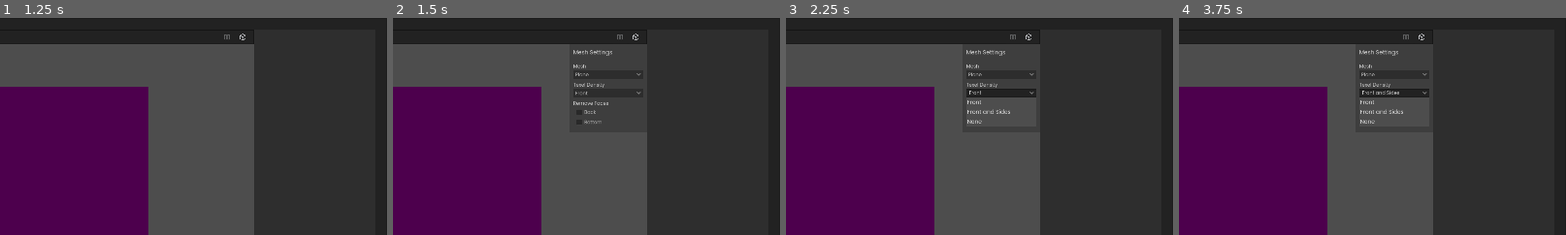
Above: before the commit, frames 1-4 (left to right).
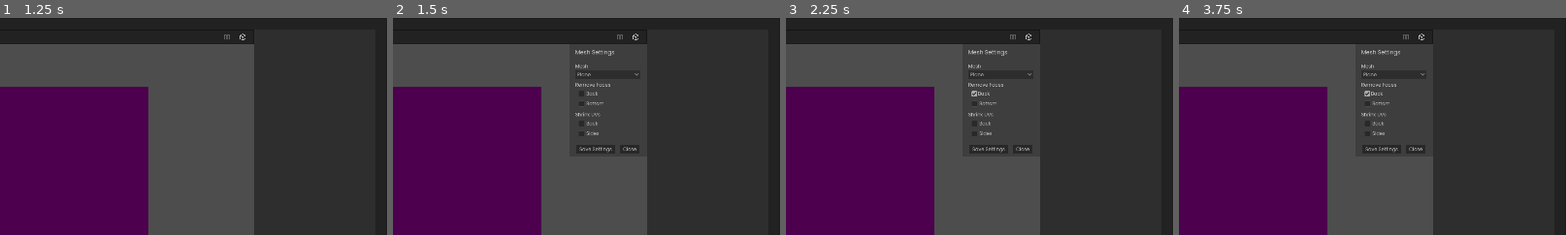
Above: after the commit, the same moments.

Repository: AnalyticalGoose/ProcTile
Game: Godot game, scene res://main.tscn
Two runs of this game, one before a commit and one after it. Both use one fixed random seed, a clock stepped at 60 frames per second and the inputs below.
Inputs (mouse positions are % of the whole screen's width and height, from its top left):
- Up to frame 1 (1.25 s): click (9, 8) at 0.52 s; type "12" at 0.6 s
- Up to frame 2 (1.5 s): click (81, 4) at 1.25 s
- Up to frame 3 (2.25 s): click (78, 17) at 2 s, where only the run before the commit has a clickable "Front"
- Up to frame 4 (3.75 s): click "Back" at 2.75 s; click (78, 17) at 3.5 s, where only the run before the commit has a clickable "Front and Sides"
The pictures show only the part of the screen within x 50-100%, y 0-50%; the shares and areas given below are measured in that part.

Frame 1 is identical in both runs. In frame 2, 1.2% of the frame differs, in the area x 46-64%, y 14-63%; in frame 3, 1.9%, in the area x 46-65%, y 14-63%; in frame 4, 1.9%.

Commit message:
Fix surface duplication and destructive functions
Fix bug that duplicated surfaces on UV adjustment which significantly damaged performance.

Fix bug that destructively changed the base mesh data when scaling UVs

Add save and loading of mesh settings to and from the database

Diff:
--- a/autoload/data_manager.gd
+++ b/autoload/data_manager.gd
@@ -3,6 +3,7 @@
 enum DatabaseType {
 	SETTINGS,
 	MATERIAL,
+	MESH,
 }
 
 var material_data : Array[Dictionary]
@@ -40,6 +41,24 @@
 	_load_settings() # refresh settings data
 
 
+func save_mesh_settings(mesh : int, remove_back : bool, remove_bottom : bool, shrink_back : bool, shrink_sides : bool) -> void:
+	var cfg_file : ConfigFile = ConfigFile.new()
+
+	if cfg_file.load(settings_path):
+		Logger.puts_error("Cannot find user settings at" + settings_path)
+
+	cfg_file.set_value("mesh_settings", "mesh_type", mesh)
+	cfg_file.set_value("mesh_settings", "remove_back_face", remove_back)
+	cfg_file.set_value("mesh_settings", "remove_bottom_face", remove_bottom)
+	cfg_file.set_value("mesh_settings", "shrink_back_UVs", shrink_back)
+	cfg_file.set_value("mesh_settings", "shrink_sides_UVs", shrink_sides)
+
+	if cfg_file.save(settings_path):
+		Logger.puts_error("Cannot save mesh settings to " + settings_path)
+
+	_load_settings() # refresh settings data
+
+
 func _init_schema(database_type: DatabaseType, database : Database) -> void:
 	match database_type:
 		DatabaseType.SETTINGS:
@@ -54,6 +73,13 @@
 		DatabaseType.MATERIAL:
 			database.add_mandatory_property("ui_elements", TYPE_ARRAY)
 			database.add_mandatory_property("shader_data", TYPE_ARRAY)
+
+		DatabaseType.MESH:
+			database.add_valid_property("mesh_type")
+			database.add_valid_property("remove_back_face")
+			database.add_valid_property("remove_bottom_face")
+			database.add_valid_property("shrink_back_UVs")
+			database.add_valid_property("shrink_sides_UVs")
 
 
 func _load_settings() -> void:
@@ -71,5 +97,6 @@
 
 	var settings_database : Database = Database.new()
 	_init_schema(DatabaseType.SETTINGS, settings_database)
+	_init_schema(DatabaseType.MESH, settings_database)
 	settings_database.load_from_path(settings_path)
 	settings_data = settings_database.get_array()
--- a/ui/bars/renderer_toolbar.gd
+++ b/ui/bars/renderer_toolbar.gd
@@ -4,12 +4,9 @@
 @export var pause_icon : CompressedTexture2D
 @export var play_icon : CompressedTexture2D
 @export var mesh_btn : Button
-@export var mesh_settings_scene : PackedScene
+@export var mesh_settings : MeshSettings
 
 @onready var renderer : Renderer = $/root/ProcTile/Renderer
-
-
-var mesh_settings : MeshSettings
 
 
 func _on_pause_renderer_button_toggled(toggled_on: bool) -> void:
@@ -23,12 +20,8 @@
 		pause_btn.icon = pause_icon
 
 
-func _on_mesh_settings_button_pressed() -> void:
-	if mesh_settings:
-		if mesh_settings.visible:
-			mesh_settings.hide()
-		else:
-			mesh_settings.show()
+func _on_mesh_settings_button_toggled(toggled_on: bool) -> void:
+	if toggled_on:
+		mesh_settings.show()
 	else:
-		mesh_settings = mesh_settings_scene.instantiate()
-		mesh_btn.add_child(mesh_settings)
+		mesh_settings.hide()
--- a/ui/menus/mesh/mesh_menu_theme.tres
+++ b/ui/menus/mesh/mesh_menu_theme.tres
@@ -12,10 +12,11 @@
 corner_detail = 1
 
 [resource]
+Button/font_sizes/font_size = 12
 CheckBox/font_sizes/font_size = 12
 Label/font_sizes/font_size = 14
-MarginContainer/constants/margin_left = 10
-MarginContainer/constants/margin_right = 10
+MarginContainer/constants/margin_left = 15
+MarginContainer/constants/margin_right = 15
 MarginContainer/constants/margin_top = 10
 OptionButton/font_sizes/font_size = 12
 OptionButton/styles/normal = SubResource("StyleBoxFlat_3jvs5")
--- a/ui/menus/mesh/mesh_settings.gd
+++ b/ui/menus/mesh/mesh_settings.gd
@@ -1,49 +1,132 @@
 class_name MeshSettings
 extends PanelContainer
 
+enum Face { BACK, SIDES }
 
 @export var mesh_options : OptionButton
-@export var texel_options : OptionButton
-
 @export var tile_meshes : Array[Mesh]
+@export var back_face_checkbox : CheckBox
+@export var bottom_face_checkbox : CheckBox
+@export var back_uvs_checkbox : CheckBox
+@export var sides_uvs_checkbox : CheckBox
 
 @onready var mesh_instance : MeshInstance3D = $/root/ProcTile/Renderer/MeshPivot/Mesh as MeshInstance3D
+@onready var array_mesh : ArrayMesh = mesh_instance.mesh as ArrayMesh
+@onready var surface_array : Array = array_mesh.surface_get_arrays(0)
+@onready var normals : PackedVector3Array = surface_array[Mesh.ARRAY_NORMAL]
+@onready var uvs : PackedVector2Array = surface_array[Mesh.ARRAY_TEX_UV]
 
-
-var cull_back_face : bool = false:
-	set(cull):
-		cull_back_face = cull
-		_change_mesh()
-
-var cull_bottom_face : bool = false:
-	set(cull):
-		cull_bottom_face = cull
-		_change_mesh()
-
-
-func _change_mesh() -> void:
-	if cull_back_face:
-		if cull_bottom_face:
-			mesh_instance.mesh = tile_meshes[0]
-		else:
-			mesh_instance.mesh = tile_meshes[1]
-	else:
-		if cull_bottom_face:
-			mesh_instance.mesh = tile_meshes[2]
-		else:
-			mesh_instance.mesh = tile_meshes[3]
+var mesh_index : int = 0:
+	set(i):
+		mesh_index = i
+var cull_back_face : bool = false
+var cull_bottom_face : bool = false
+var shrink_back_uvs : bool = false
+var shrink_sides_uvs : bool = false
 
 
 func _ready() -> void:
-	for option : OptionButton in [mesh_options, texel_options]:
-		var popup : PopupMenu = option.get_popup()
-		for i : int in 3:
-			popup.set_item_as_radio_checkable(i, false)
+	_load_mesh_settings()
+	_setup_settings_ui()
+
+
+func _load_mesh_settings() -> void:
+	if not DataManager.settings_data.size() >= 3 or not DataManager.settings_data[2].name == "mesh_settings":
+		return
+
+	var mesh_data : Dictionary = DataManager.settings_data[2]
+	mesh_index = mesh_data.mesh_type
+	cull_back_face = mesh_data.remove_back_face
+	cull_bottom_face = mesh_data.remove_bottom_face
+	shrink_back_uvs = mesh_data.shrink_back_UVs
+	shrink_sides_uvs = mesh_data.shrink_sides_UVs
+
+
+func _setup_settings_ui() -> void:
+	mesh_options.select(mesh_index)
+
+	var mesh_popup : PopupMenu = mesh_options.get_popup()
+	for i : int in 3:
+		mesh_popup.set_item_as_radio_checkable(i, false)
+
+	back_face_checkbox.set_pressed_no_signal(cull_back_face)
+	bottom_face_checkbox.set_pressed_no_signal(cull_bottom_face)
+	back_uvs_checkbox.set_pressed_no_signal(shrink_back_uvs)
+	sides_uvs_checkbox.set_pressed_no_signal(shrink_sides_uvs)
 
 
 func _on_back_face_check_box_toggled(toggled_on: bool) -> void:
 	cull_back_face = toggled_on
+	_rebuild_mesh()
 
 
 func _on_bottom_face_check_box_toggled(toggled_on: bool) -> void:
 	cull_bottom_face = toggled_on
+	_rebuild_mesh()
+
+
+func _on_back_uvs_check_box_toggled(toggled_on: bool) -> void:
+	shrink_back_uvs = toggled_on
+	if toggled_on:
+		_modify_uvs(Face.BACK)
+	else:
+		_rebuild_mesh()
+
+
+func _on_sides_uvs_check_box_toggled(toggled_on: bool) -> void:
+	shrink_sides_uvs = toggled_on
+	if toggled_on:
+		_modify_uvs(Face.SIDES)
+	else:
+		_rebuild_mesh()
+
+
+# Deleting and adding sides is much more complex than shrinking UVs
+# As such, this loads and sets a new mesh with the correct faces then adjusts UVs.
+func _rebuild_mesh() -> void:
+	# Multiply then add the bool (1 or 0) gives unique index between 0 and 3
+	var index : int = int(cull_back_face) * 2 + int(cull_bottom_face)
+	# Deep duplication of mesh to prevent destructively modifying base meshes
+	var rebuilt_mesh : Mesh = tile_meshes[index].duplicate(true)
+
+	array_mesh = rebuilt_mesh as ArrayMesh
+	surface_array = array_mesh.surface_get_arrays(0)
+	normals = surface_array[Mesh.ARRAY_NORMAL]
+	uvs = surface_array[Mesh.ARRAY_TEX_UV]
+
+	_update_uvs()
+	mesh_instance.mesh = rebuilt_mesh
+
+
+func _update_uvs() -> void:
+	if shrink_back_uvs:
+		_modify_uvs(Face.BACK)
+	if shrink_sides_uvs:
+		_modify_uvs(Face.SIDES)
+
+
+func _modify_uvs(direction : Face) -> void:
+	match direction:
+		Face.BACK:
+			for i : int in normals.size():
+				var normal_dir : float = normals[i].dot(Vector3(0, 0, 1))
+				if normal_dir == -1.0:
+					uvs[i] = Vector2(0, 0)
+		Face.SIDES:
+			for i : int in normals.size():
+				var normal_dir : float = normals[i].dot(Vector3(0, 0, 1))
+				if normal_dir != 1.0 and normal_dir != -1.0:
+					uvs[i] = Vector2(0, 0)
+
+	surface_array[Mesh.ARRAY_TEX_UV] = uvs
+	array_mesh.clear_surfaces()
+	array_mesh.add_surface_from_arrays(Mesh.PRIMITIVE_TRIANGLES, surface_array)
+	mesh_instance.mesh = array_mesh
+
+
+func _on_save_settings_btn_pressed() -> void:
+	DataManager.save_mesh_settings(mesh_index, cull_back_face, cull_bottom_face, shrink_back_uvs, shrink_sides_uvs)
+
+
+func _on_close_btn_pressed() -> void:
+	hide()
--- a/ui/menus/mesh/mesh_settings_menu.tscn
+++ b/ui/menus/mesh/mesh_settings_menu.tscn
@@ -7,7 +7,31 @@
 [ext_resource type="ArrayMesh" uid="uid://cjstuqnwwcakd" path="res://meshes/tile/tile_back_cull.obj" id="5_lpa08"]
 [ext_resource type="ArrayMesh" uid="uid://c62xi1dgnpy63" path="res://meshes/tile/tile_bottom_cull.obj" id="6_g0klt"]
 
-[node name="MeshSettings" type="PanelContainer" node_paths=PackedStringArray("mesh_options", "texel_options")]
+[sub_resource type="StyleBoxEmpty" id="StyleBoxEmpty_uav13"]
+
+[sub_resource type="StyleBoxFlat" id="StyleBoxFlat_ktrdi"]
+content_margin_left = 7.0
+content_margin_top = 2.0
+content_margin_right = 7.0
+content_margin_bottom = 2.0
+bg_color = Color(0.332881, 0.332881, 0.33288, 1)
+corner_radius_top_left = 2
+corner_radius_top_right = 2
+corner_radius_bottom_right = 2
+corner_radius_bottom_left = 2
+
+[sub_resource type="StyleBoxFlat" id="StyleBoxFlat_vq8t6"]
+content_margin_left = 7.0
+content_margin_top = 2.0
+content_margin_right = 7.0
+content_margin_bottom = 2.0
+bg_color = Color(0.197937, 0.197937, 0.197937, 1)
+corner_radius_top_left = 2
+corner_radius_top_right = 2
+corner_radius_bottom_right = 2
+corner_radius_bottom_left = 2
+
+[node name="MeshSettings" type="PanelContainer" node_paths=PackedStringArray("mesh_options", "back_face_checkbox", "bottom_face_checkbox", "back_uvs_checkbox", "sides_uvs_checkbox")]
 anchors_preset = 3
 anchor_left = 1.0
 anchor_top = 1.0
@@ -15,14 +39,17 @@
 anchor_bottom = 1.0
 offset_left = -182.0
 offset_right = 10.0
-offset_bottom = 218.0
+offset_bottom = 280.0
 grow_horizontal = 0
 grow_vertical = 0
 theme = ExtResource("1_0mu7x")
 script = ExtResource("2_8udx8")
 mesh_options = NodePath("MarginContainer/VBoxContainer/MeshContainer/MeshOptionButton")
-texel_options = NodePath("MarginContainer/VBoxContainer/TexelContainer/TexelOptionButton")
-tile_meshes = Array[Mesh]([ExtResource("4_om0wj"), ExtResource("5_lpa08"), ExtResource("6_g0klt"), ExtResource("3_0csbf")])
+tile_meshes = Array[Mesh]([ExtResource("3_0csbf"), ExtResource("6_g0klt"), ExtResource("5_lpa08"), ExtResource("4_om0wj")])
+back_face_checkbox = NodePath("MarginContainer/VBoxContainer/FacesContainer/BackFaceCheckBox")
+bottom_face_checkbox = NodePath("MarginContainer/VBoxContainer/FacesContainer/BottomFaceCheckBox")
+back_uvs_checkbox = NodePath("MarginContainer/VBoxContainer/UVsContainer/BackUVsCheckBox")
+sides_uvs_checkbox = NodePath("MarginContainer/VBoxContainer/UVsContainer/SidesUVsCheckBox")
 
 [node name="MarginContainer" type="MarginContainer" parent="."]
 layout_mode = 2
@@ -35,7 +62,7 @@
 size_flags_horizontal = 3
 text = "Mesh Settings"
 
-[node name="HSeparator" type="HSeparator" parent="MarginContainer/VBoxContainer"]
+[node name="Heading Seperator" type="HSeparator" parent="MarginContainer/VBoxContainer"]
 layout_mode = 2
 
 [node name="MeshContainer" type="VBoxContainer" parent="MarginContainer/VBoxContainer"]
@@ -57,25 +84,6 @@
 popup/item_2/text = "Cube"
 popup/item_2/id = 2
 
-[node name="TexelContainer" type="VBoxContainer" parent="MarginContainer/VBoxContainer"]
-layout_mode = 2
-theme_override_constants/separation = 1
-
-[node name="TexelLabel" type="Label" parent="MarginContainer/VBoxContainer/TexelContainer"]
-layout_mode = 2
-theme_override_font_sizes/font_size = 12
-text = "Texel Density"
-
-[node name="TexelOptionButton" type="OptionButton" parent="MarginContainer/VBoxContainer/TexelContainer"]
-layout_mode = 2
-selected = 0
-item_count = 3
-popup/item_0/text = "Front"
-popup/item_1/text = "Front and Sides"
-popup/item_1/id = 1
-popup/item_2/text = "None"
-popup/item_2/id = 2
-
 [node name="FacesContainer" type="VBoxContainer" parent="MarginContainer/VBoxContainer"]
 layout_mode = 2
 theme_override_constants/separation = 1
@@ -95,5 +103,54 @@
 text = "Bottom"
 flat = true
 
+[node name="UVsContainer" type="VBoxContainer" parent="MarginContainer/VBoxContainer"]
+layout_mode = 2
+theme_override_constants/separation = 1
+
+[node name="UvsLabel" type="Label" parent="MarginContainer/VBoxContainer/UVsContainer"]
+layout_mode = 2
+theme_override_font_sizes/font_size = 12
+text = "Shrink UVs"
+
+[node name="BackUVsCheckBox" type="CheckBox" parent="MarginContainer/VBoxContainer/UVsContainer"]
+layout_mode = 2
+text = "Back"
+flat = true
+
+[node name="SidesUVsCheckBox" type="CheckBox" parent="MarginContainer/VBoxContainer/UVsContainer"]
+layout_mode = 2
+text = "Sides"
+flat = true
+
+[node name="ButtonsSeperator" type="HSeparator" parent="MarginContainer/VBoxContainer"]
+layout_mode = 2
+
+[node name="ButtonsContainer" type="HBoxContainer" parent="MarginContainer/VBoxContainer"]
+layout_mode = 2
+theme_override_constants/separation = 13
+alignment = 1
+
+[node name="SaveSettingsBtn" type="Button" parent="MarginContainer/VBoxContainer/ButtonsContainer"]
+layout_mode = 2
+size_flags_horizontal = 4
+theme_override_styles/focus = SubResource("StyleBoxEmpty_uav13")
+theme_override_styles/hover = SubResource("StyleBoxFlat_ktrdi")
+theme_override_styles/normal = SubResource("StyleBoxFlat_vq8t6")
+action_mode = 0
+text = "Save Settings"
+
+[node name="CloseBtn" type="Button" parent="MarginContainer/VBoxContainer/ButtonsContainer"]
+layout_mode = 2
+size_flags_horizontal = 4
+theme_override_styles/focus = SubResource("StyleBoxEmpty_uav13")
+theme_override_styles/hover = SubResource("StyleBoxFlat_ktrdi")
+theme_override_styles/normal = SubResource("StyleBoxFlat_vq8t6")
+action_mode = 0
+text = "Close"
+
 [connection signal="toggled" from="MarginContainer/VBoxContainer/FacesContainer/BackFaceCheckBox" to="." method="_on_back_face_check_box_toggled"]
 [connection signal="toggled" from="MarginContainer/VBoxContainer/FacesContainer/BottomFaceCheckBox" to="." method="_on_bottom_face_check_box_toggled"]
+[connection signal="toggled" from="MarginContainer/VBoxContainer/UVsContainer/BackUVsCheckBox" to="." method="_on_back_uvs_check_box_toggled"]
+[connection signal="toggled" from="MarginContainer/VBoxContainer/UVsContainer/SidesUVsCheckBox" to="." method="_on_sides_uvs_check_box_toggled"]
+[connection signal="pressed" from="MarginContainer/VBoxContainer/ButtonsContainer/SaveSettingsBtn" to="." method="_on_save_settings_btn_pressed"]
+[connection signal="pressed" from="MarginContainer/VBoxContainer/ButtonsContainer/CloseBtn" to="." method="_on_close_btn_pressed"]
--- a/ui/ui.tscn
+++ b/ui/ui.tscn
@@ -188,7 +188,7 @@
 grow_vertical = 2
 theme = ExtResource("1_x425p")
 
-[node name="RendererToolbar" type="PanelContainer" parent="." node_paths=PackedStringArray("pause_btn", "mesh_btn")]
+[node name="RendererToolbar" type="PanelContainer" parent="." node_paths=PackedStringArray("pause_btn", "mesh_btn", "mesh_settings")]
 top_level = true
 layout_mode = 1
 anchors_preset = 10
@@ -200,11 +200,11 @@
 grow_horizontal = 2
 theme = ExtResource("1_x425p")
 script = ExtResource("6_s0trs")
+pause_btn = NodePath("HBoxContainer/PauseRendererButton")
 pause_icon = ExtResource("6_wvlpy")
 play_icon = ExtResource("8_fa1dh")
-mesh_settings_scene = ExtResource("10_d81an")
-pause_btn = NodePath("HBoxContainer/PauseRendererButton")
 mesh_btn = NodePath("HBoxContainer/MeshSettingsButton")
+mesh_settings = NodePath("HBoxContainer/MeshSettingsButton/MeshSettings")
 
 [node name="HBoxContainer" type="HBoxContainer" parent="RendererToolbar"]
 modulate = Color(0.8, 0.8, 0.8, 1)
@@ -223,9 +223,21 @@
 [node name="MeshSettingsButton" type="Button" parent="RendererToolbar/HBoxContainer"]
 custom_minimum_size = Vector2(35, 0)
 layout_mode = 2
+toggle_mode = true
 icon = ExtResource("6_1sqbh")
 icon_alignment = 1
 expand_icon = true
+
+[node name="MeshSettings" parent="RendererToolbar/HBoxContainer/MeshSettingsButton" instance=ExtResource("10_d81an")]
+visible = false
+layout_mode = 1
+anchors_preset = -1
+anchor_left = 1.28571
+anchor_right = 1.28571
+offset_left = -192.0
+offset_right = 0.0
+grow_vertical = 1
+metadata/_edit_use_anchors_ = true
 
 [node name="RightOptions" type="PanelContainer" parent="."]
 z_index = -1
@@ -408,5 +420,5 @@
 [connection signal="mouse_entered" from="RendererWindow" to="RendererWindow" method="_on_mouse_entered"]
 [connection signal="mouse_exited" from="RendererWindow" to="RendererWindow" method="_on_mouse_exited"]
 [connection signal="toggled" from="RendererToolbar/HBoxContainer/PauseRendererButton" to="RendererToolbar" method="_on_pause_renderer_button_toggled"]
-[connection signal="pressed" from="RendererToolbar/HBoxContainer/MeshSettingsButton" to="RendererToolbar" method="_on_mesh_settings_button_pressed"]
+[connection signal="toggled" from="RendererToolbar/HBoxContainer/MeshSettingsButton" to="RendererToolbar" method="_on_mesh_settings_button_toggled"]
 [connection signal="item_activated" from="AssetsWindow/AssetsMargin/AssetsVBox/AssetSelector" to="AssetsWindow" method="_on_asset_selector_item_activated"]
--- a/ui/ui_theme.tres
+++ b/ui/ui_theme.tres
@@ -14,17 +14,7 @@
 border_blend = true
 corner_detail = 1
 
-[sub_resource type="StyleBoxFlat" id="StyleBoxFlat_bq67d"]
-content_margin_left = 7.0
-content_margin_top = 0.0
-content_margin_right = 7.0
-content_margin_bottom = 0.0
-bg_color = Color(0.169245, 0.169245, 0.169245, 1)
-border_width_top = 2
-border_width_bottom = 2
-border_color = Color(0.0962047, 0.0962048, 0.0962047, 1)
-border_blend = true
-corner_detail = 1
+[sub_resource type="StyleBoxEmpty" id="StyleBoxEmpty_tia7m"]
 
 [sub_resource type="StyleBoxFlat" id="StyleBoxFlat_2dlwt"]
 content_margin_left = 7.0
@@ -118,7 +108,7 @@
 default_font = ExtResource("1_q2vdh")
 default_font_size = 14
 Button/styles/disabled = SubResource("StyleBoxFlat_61p7h")
-Button/styles/focus = SubResource("StyleBoxFlat_bq67d")
+Button/styles/focus = SubResource("StyleBoxEmpty_tia7m")
 Button/styles/hover = SubResource("StyleBoxFlat_2dlwt")
 Button/styles/normal = SubResource("StyleBoxFlat_5i5bx")
 Button/styles/pressed = SubResource("StyleBoxFlat_x8o2p")
Not shown: 1 places in ui/menus/mesh/mesh_settings_menu.tscn that only renumber resources
